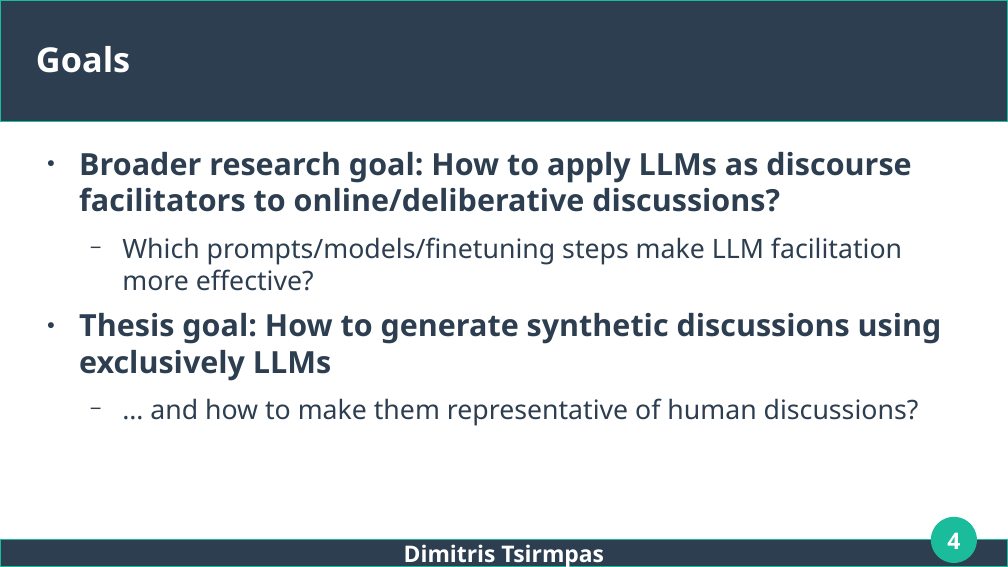
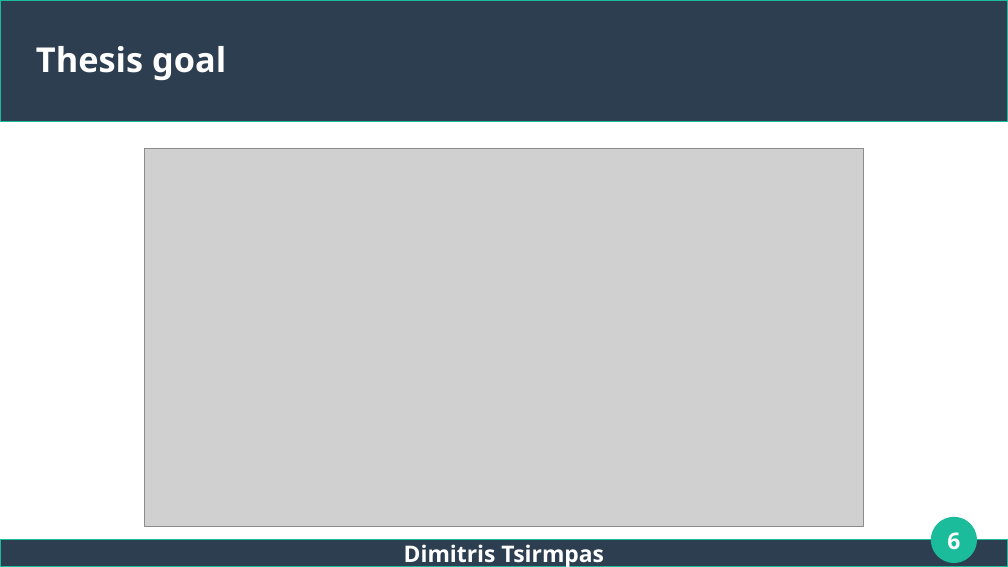
Before and after one commit to dimits-ts/llm_moderation_research, a slide deck: slide 6 of presentations/thesis.odp (slide 4 before the commit). Drawn at 1008x567 pixels with LibreOffice and Linux fonts; fonts in the diff are those of the drawing; grey boxes stand for pictures. Boxes give left, top, right and bottom in pixels: in the first picture for what was removed or moved away, otherwise in the second. Text is boxed around its words. In the diff, an @@ line names an element or a change of style, - is before the commit and + after.

```diff
--- a/presentations/thesis.odp
+++ b/presentations/thesis.odp
@@ title at (36, 46, 226, 81): text changed @@
-Goals
+Thesis goal
@@ picture added at (145, 148, 864, 526) @@
@@ text removed at (79, 152, 942, 426) @@
-● Broader research goal: How to apply LLMs as discourse facilitators to online/deliberative discussions?
-  − Which prompts/models/finetuning steps make LLM facilitation more effective?
-● Thesis goal: How to generate synthetic discussions using exclusively LLMs
-  − … and how to make them representative of human discussions?
@@ page number at (947, 532, 960, 550): text changed @@
-4
+6
```
Also in this commit, not shown: 5 other slides changed, 2 slides added.
